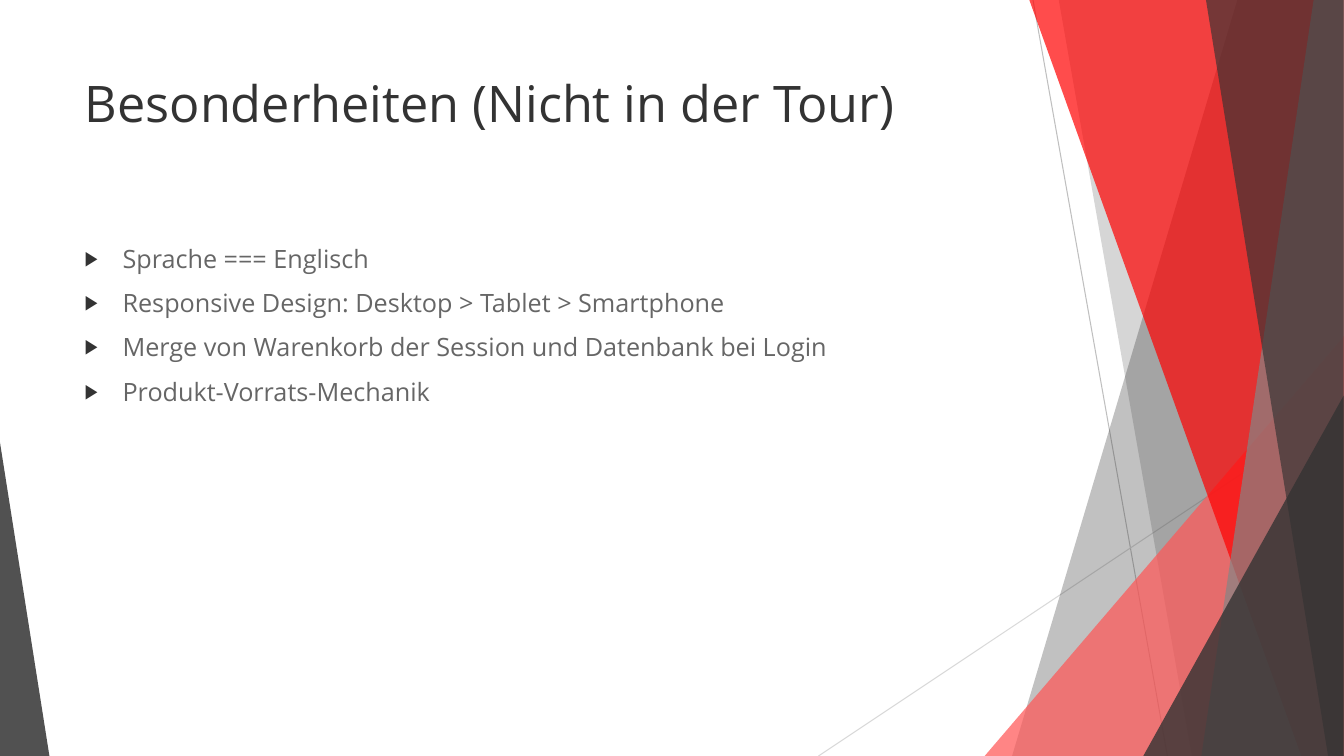
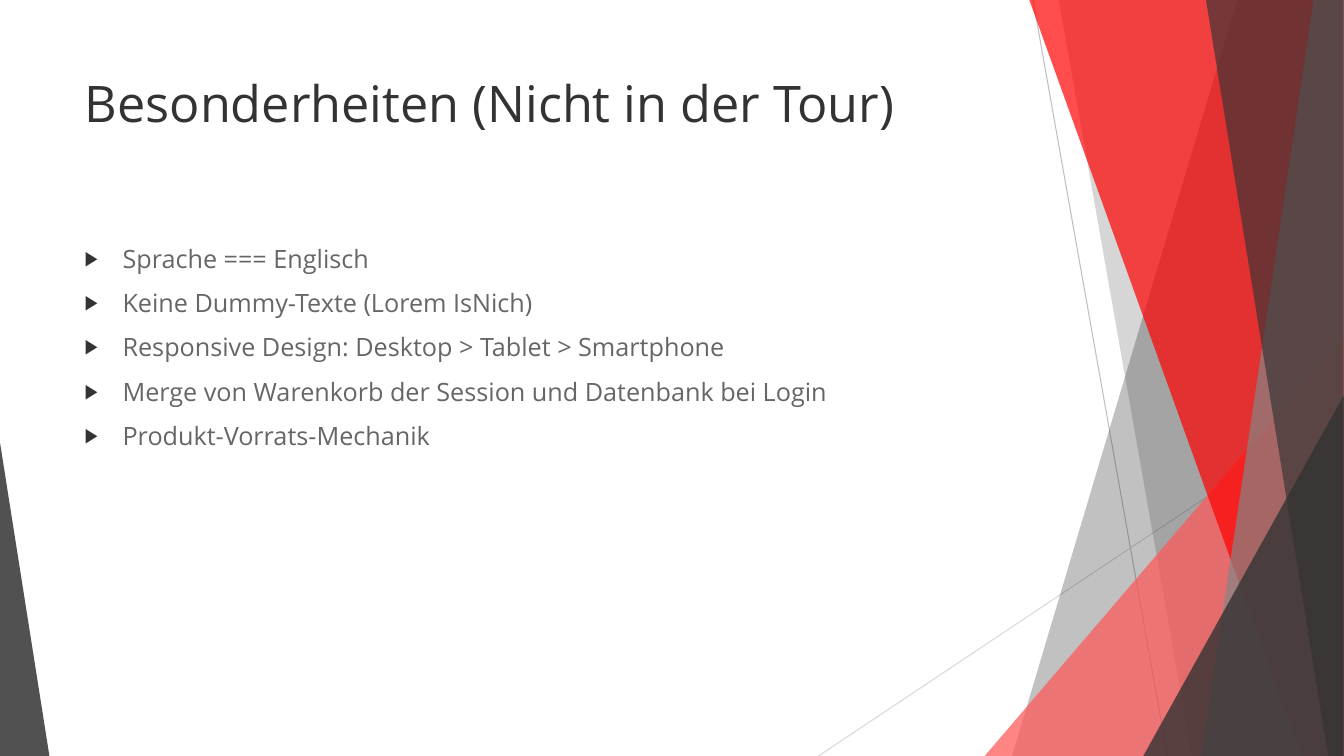
Before and after one commit to GrafGraph/BeHop, a slide deck: slide 4 of Presentation/AbschlusspräsentationBeHop.pptx. Drawn at 1344x756 pixels with LibreOffice and Linux fonts; fonts in the diff are those of the drawing. Boxes give left, top, right and bottom in pixels: in the first picture for what was removed or moved away, otherwise in the second. Text is boxed around its words. In the diff, an @@ line names an element or a change of style, - is before the commit and + after.

```diff
--- a/Presentation/AbschlusspräsentationBeHop.pptx
+++ b/Presentation/AbschlusspräsentationBeHop.pptx
@@ text at (x1=123, y1=293, x2=532, y2=318): paragraph added @@
+▶ Keine Dummy-Texte (Lorem IsNich)
```
Also in this commit, not shown: 1 other slide changed.
